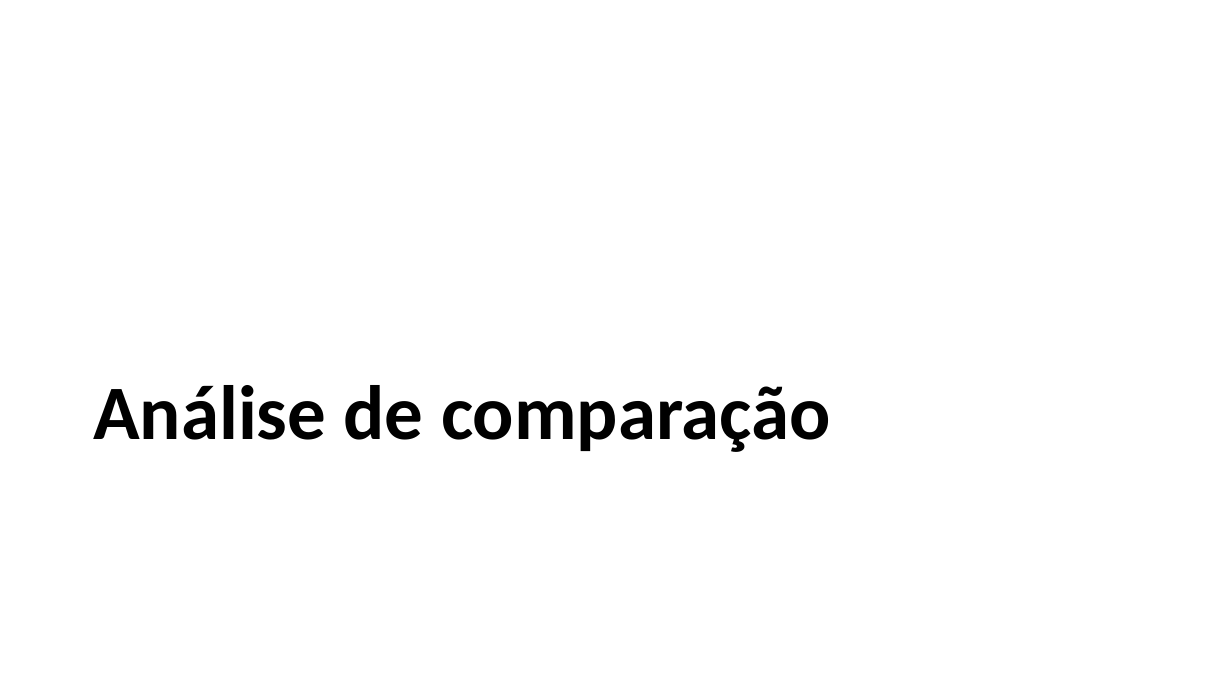
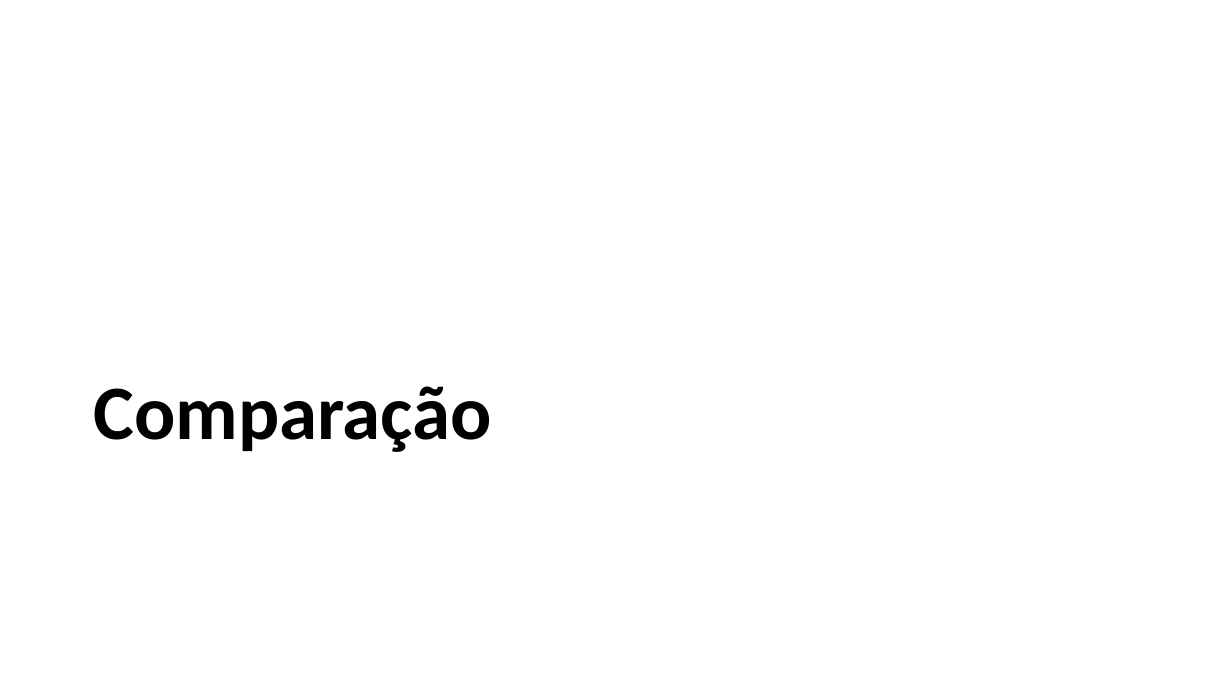
Before and after one commit to FerreiraAS/Ciencia-com-R, a slide deck: slide 52 of Ciência-com-R.pptx. Drawn at 1232x693 pixels with LibreOffice and Linux fonts; fonts in the diff are those of the drawing. Boxes give left, top, right and bottom in pixels: in the first picture for what was removed or moved away, otherwise in the second. Text is boxed around its words. In the diff, an @@ line names an element or a change of style, - is before the commit and + after.

```diff
--- a/Ciência-com-R.pptx
+++ b/Ciência-com-R.pptx
@@ title at box(93, 386, 492, 452): text changed @@
-Análise de comparação
+Comparação
```
Also in this commit, not shown: 4 other slides changed, 46 other files.
